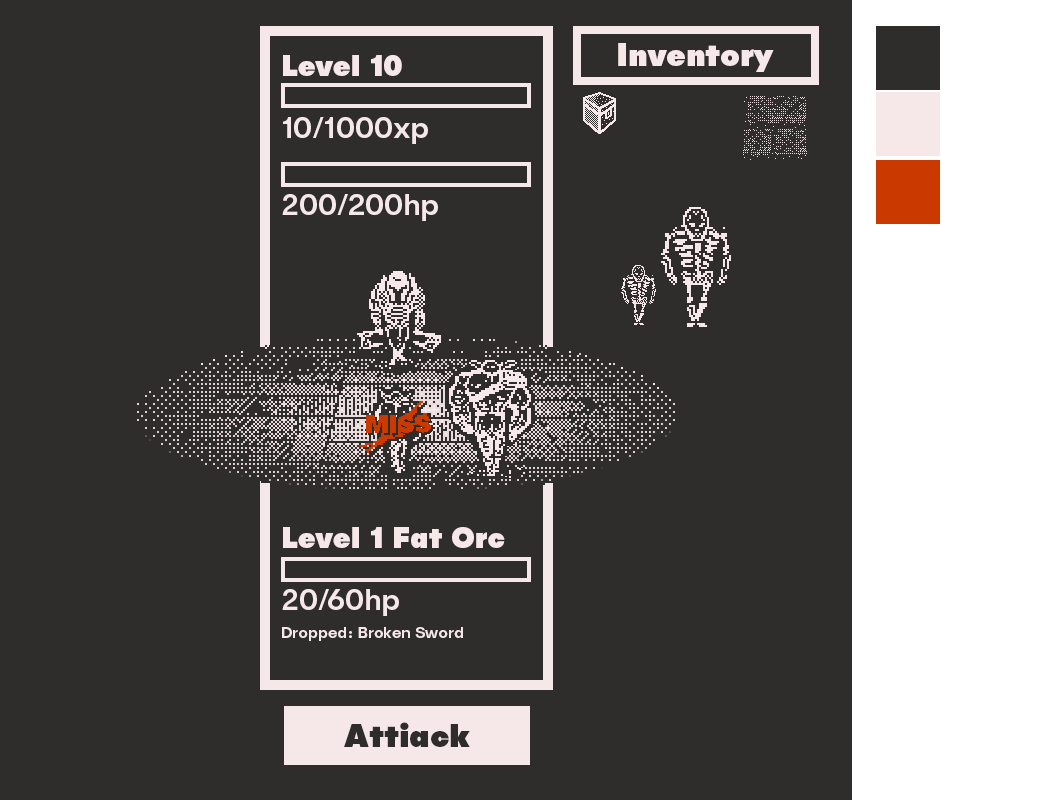
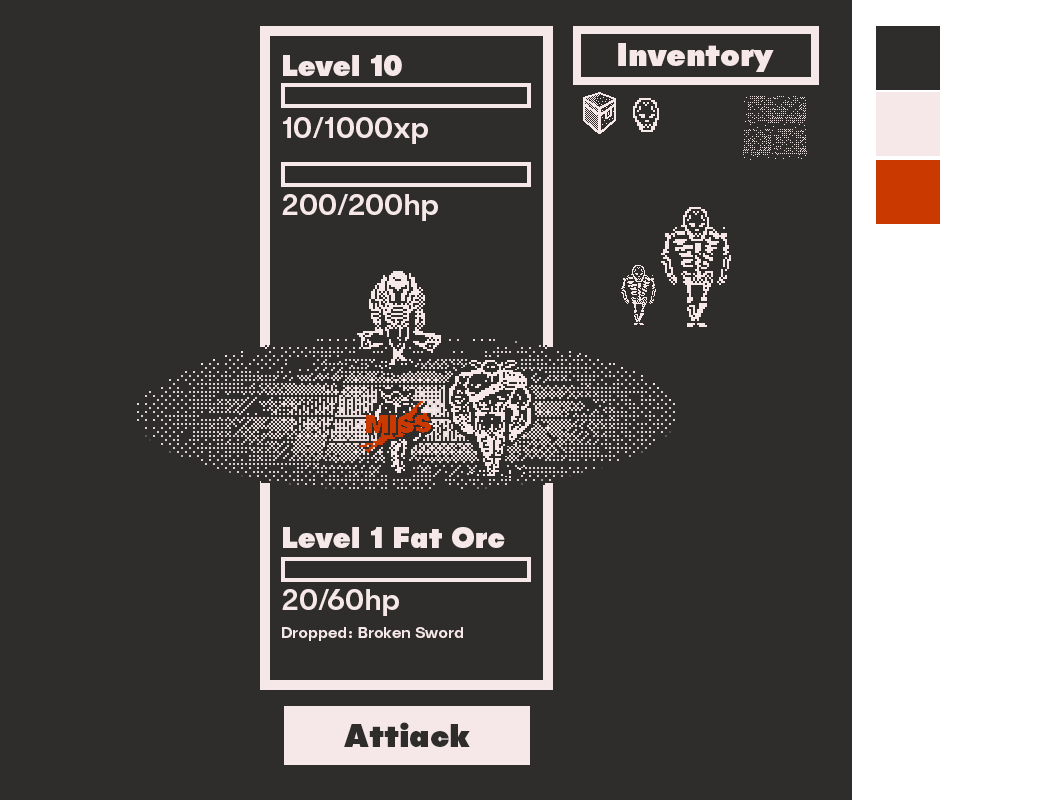
Revision of a layered w=1052, h=800 image; what changed, layer by layer:
added layer "Layer 5" above "character 2x" over 633, 98, 659, 132
